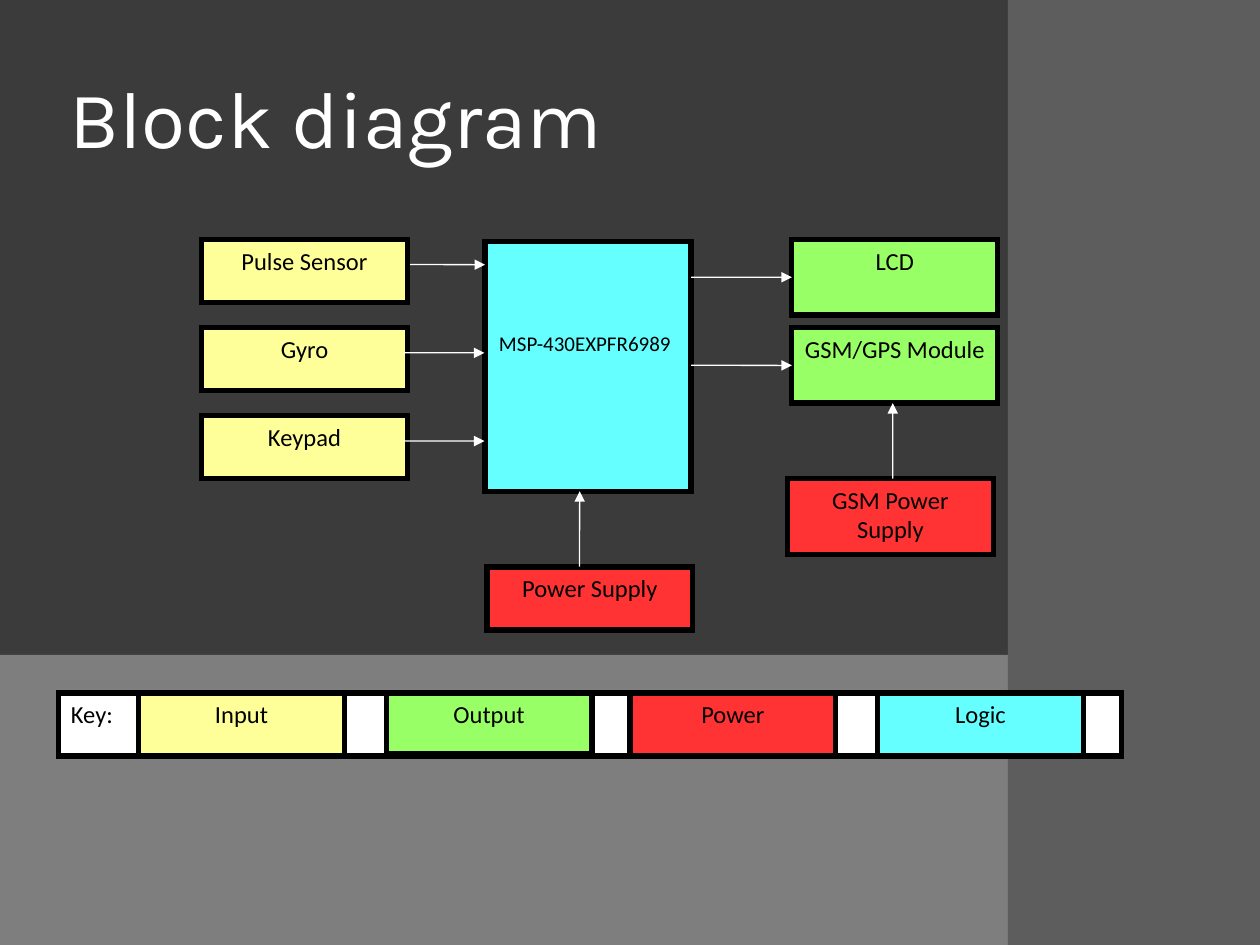
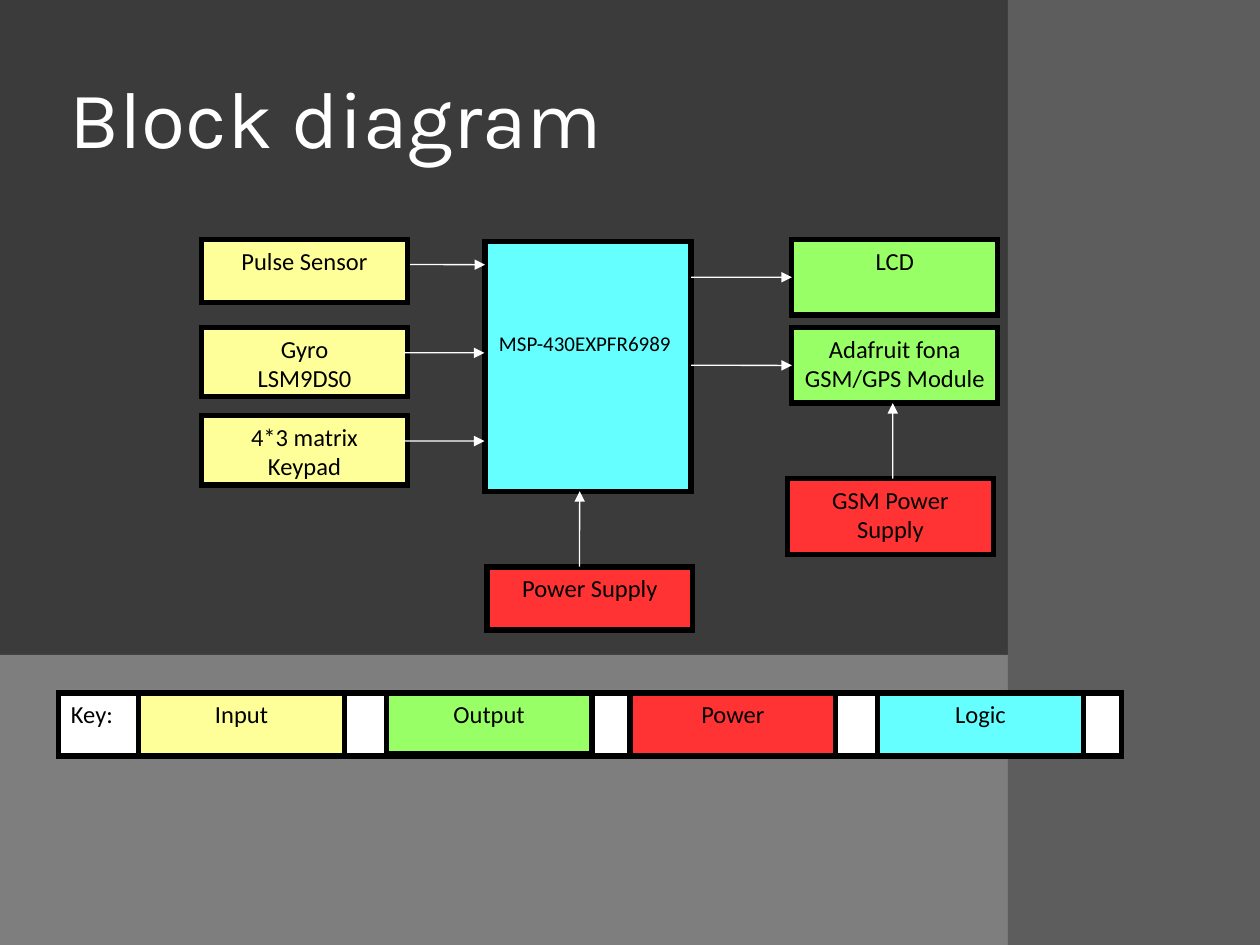
Before and after one commit to bkzshabbaz/EADAS, a slide deck: slide 3 of EADAS.pptx. Drawn at 1260x945 pixels with LibreOffice and Linux fonts; fonts in the diff are those of the drawing. Boxes give left, top, right and bottom in pixels: in the first picture for what was removed or moved away, otherwise in the second. Text is boxed around its words. In the diff, an @@ line names an element or a change of style, - is before the commit and + after.

```diff
--- a/EADAS.pptx
+++ b/EADAS.pptx
@@ rectangle "Gyro": place and size @@
-rectangle "Gyro" at <box>202,328,407,391</box>
+rectangle "Gyro" at <box>202,328,407,397</box>
@@ text in rectangle at <box>829,341,961,358</box>: paragraph added @@
+Adafruit fona
@@ text in rectangle at <box>258,371,352,387</box>: paragraph added @@
+LSM9DS0
@@ rectangle "4*3 matrix": place and size @@
-rectangle "4*3 matrix" at <box>202,416,407,479</box>
+rectangle "4*3 matrix" at <box>202,416,407,485</box>
@@ text in rectangle at <box>251,428,358,446</box>: paragraph added @@
+4*3 matrix
```
Also in this commit, not shown: 9 other slides changed, 1 slide added, 2 other files.
